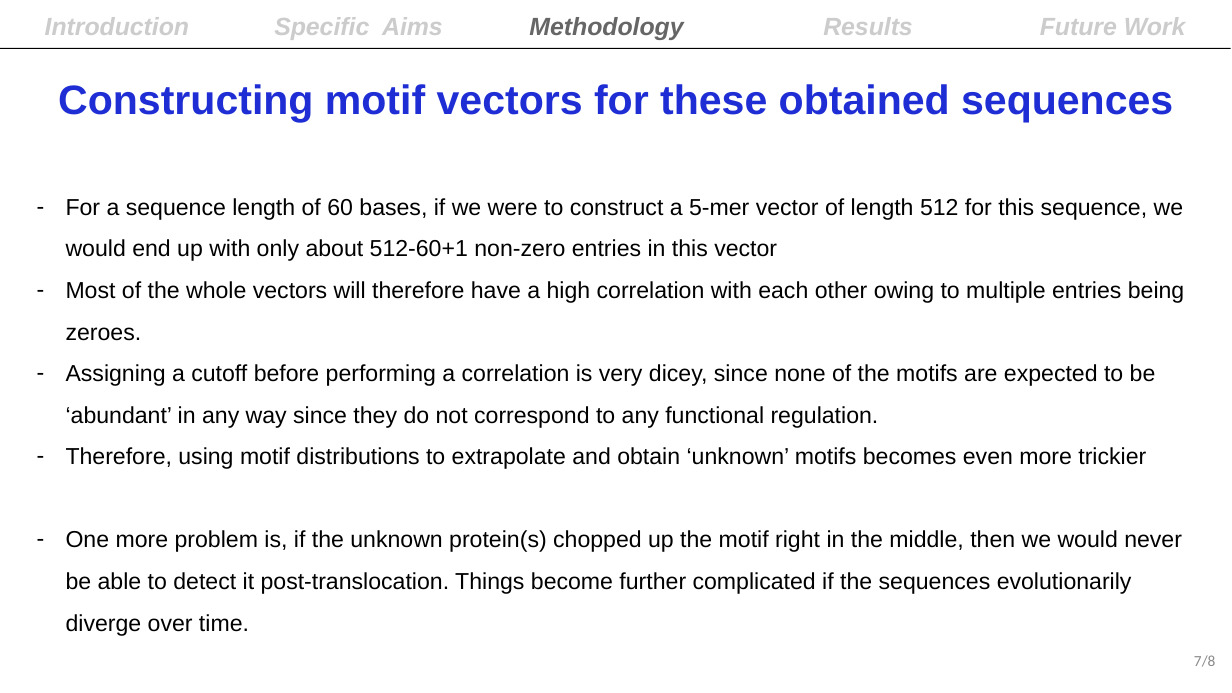
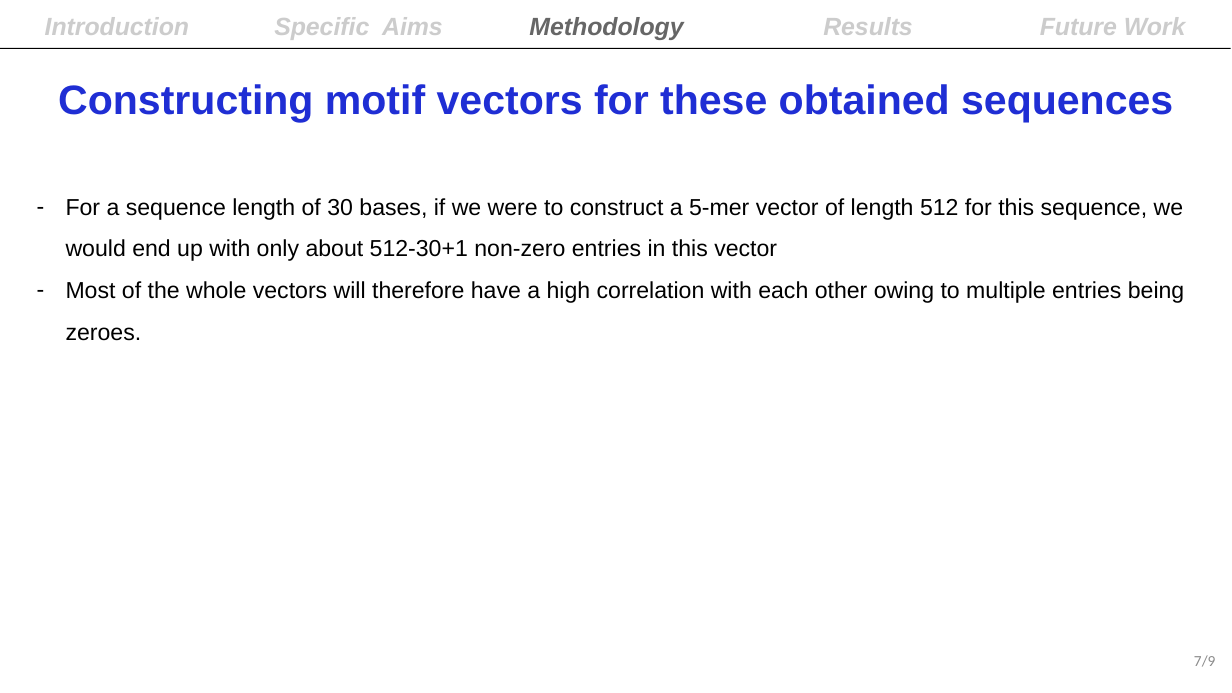
Before and after one commit to lokesh-venkatesh/mitogenome_evolution, a slide deck: slide 7 of summary/Final_Lab_Presentation_19th_March.pptx. Drawn at 1232x693 pixels with LibreOffice and Linux fonts; fonts in the diff are those of the drawing. Boxes give left, top, right and bottom in pixels: in the first picture for what was removed or moved away, otherwise in the second. Text is boxed around its words. In the diff, an @@ line names an element or a change of style, - is before the commit and + after.

```diff
--- a/summary/Final_Lab_Presentation_19th_March.pptx
+++ b/summary/Final_Lab_Presentation_19th_March.pptx
@@ text at (x1=66, y1=198, x2=1183, y2=261): text changed @@
-– For a sequence length of 60 bases, if we were to construct a 5-mer vector of length 512 for this sequence, we would end up with only about 512-60+1 non-zero entries in this vector
+– For a sequence length of 30 bases, if we were to construct a 5-mer vector of length 512 for this sequence, we would end up with only about 512-30+1 non-zero entries in this vector
@@ text at (x1=66, y1=364, x2=1182, y2=636): paragraphs removed @@
-– Assigning a cutoff before performing a correlation is very dicey, since none of the motifs are expected to be ‘abundant’ in any way since they do not correspond to any functional regulation.
-– Therefore, using motif distributions to extrapolate and obtain ‘unknown’ motifs becomes even more trickier
-– One more problem is, if the unknown protein(s) chopped up the motif right in the middle, then we would never be able to detect it post-translocation. Things become further complicated if the sequences evolutionarily diverge over time.
@@ page number at (x1=1194, y1=655, x2=1216, y2=667): text changed @@
-7/8
+7/9
```
Also in this commit, not shown: 5 other slides changed, 1 slide added, 45 other files.
